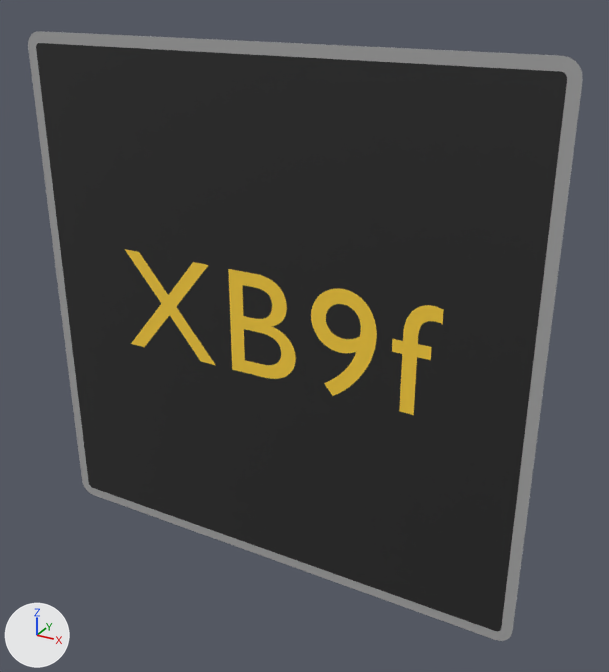
Renders of the glTF model panneaux/19_X_dynamiques/XB9f.glb from each side of a commit.
Camera for both pictures: a 50 mm lens placed at (0.737, -1.194, 0.609), pointed at (0.063, 0.032, -0.003). Every picture has the same lights, and +X, +Y and +Z are marked at lower left. The picture after the commit comes second. Where no turn or scale is listed for an object, it has been applied to the vertices. Vertices at exactly the same position are counted once.

Script lines for the objects in view, before the commit:
```python
me_cadre_206 = bpy.data.meshes.new('cadre.206')
me_cadre_206.from_pydata(...)  # 48 vertices, 92 faces; spans x -0.5..0.5, y 0.0, z -0.5..0.5
me_cadre_206.materials.append(mat_gris_panneau)  # grey #aaaaaa
me_fond_206 = bpy.data.meshes.new('fond.206')
me_fond_206.from_pydata(...)  # 48 vertices, 92 faces; spans x -0.48..0.48, y 0.0, z -0.48..0.48
me_fond_206.materials.append(mat_noir_pictogramme)  # black #272727
me_t_363 = bpy.data.meshes.new('t.363')
me_t_363.from_pydata(...)  # 622 vertices, 1240 faces; spans x -0.318..0.332, y 0.0, z -0.091..0.115
me_t_363.materials.append(mat_ambre_dynamique)  # yellow #ffd33f
ob_xb9f_cadre00 = bpy.data.objects.new('XB9f_cadre00', me_cadre_206)
ob_xb9f_cadre00.location = (0.0, -0.002, 0.0)
ob_xb9f_fond01 = bpy.data.objects.new('XB9f_fond01', me_fond_206)
ob_xb9f_fond01.location = (0.0, -0.002, 0.0)
ob_xb9f_txt02 = bpy.data.objects.new('XB9f_txt02', me_t_363)
ob_xb9f_txt02.location = (0.0, -0.002, 0.0)
```
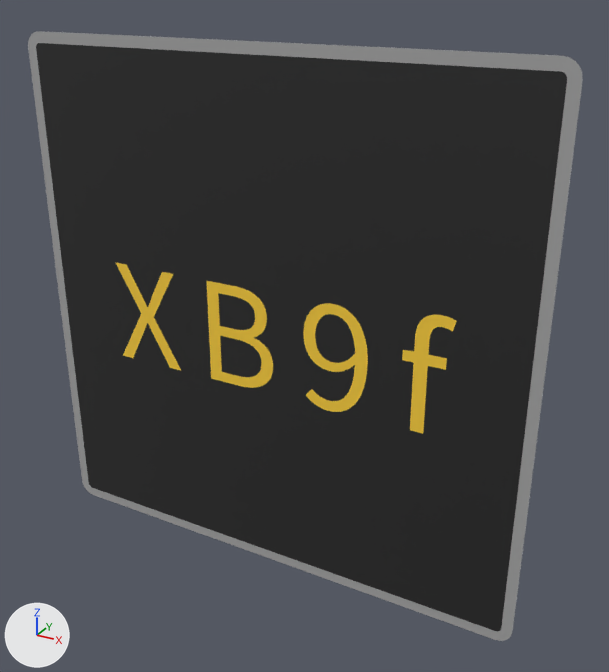
What differs and where, as boxes [x1, y1, x2, y2] in the pictures (609 x 672 px):
```json
{"object": "XB9f_txt02", "change": "reshaped", "before": [125, 249, 444, 415], "after": [115, 262, 457, 434], "on screen": "7% wider"}
{"part": 1, "of": "me_t_363", "change": "rebuilt", "before": [311, 288, 377, 396], "after": [303, 303, 368, 412]}
{"part": 2, "of": "me_t_363", "change": "rebuilt", "before": [228, 269, 296, 379], "after": [206, 281, 273, 388]}
{"part": 3, "of": "me_t_363", "change": "rebuilt", "before": [392, 305, 444, 415], "after": [402, 315, 457, 434], "on screen": "8% taller"}
{"part": 4, "of": "me_t_363", "change": "rebuilt", "before": [125, 249, 215, 365], "after": [115, 262, 181, 371], "on screen": "26% narrower"}
```

Scene script edits in JSON lines:
```json
{"block": "me_t_363", "where": "# used by ob_xb9f_txt02; location = (0.0, -0.002, 0.0)"}
{"op": "remove", "block": "me_t_363", "code": "me_t_363.from_pydata(...)  # 622 vertices, 1240 faces; spans x -0.318..0.332, y 0.0, z -0.091..0.115"}
{"op": "add", "block": "me_t_363", "code": "me_t_363.from_pydata(...)  # 746 vertices, 1488 faces; spans x -0.342..0.355, y 0.0, z -0.123..0.102"}
{"block": "me_t_363", "change": "me_t_363 part 1: the loose piece of 266 vertices spanning x 0.094..0.219, y 0.0, z -0.091..0.115 is rebuilt with 290 vertices and now spans x 0.079..0.204, y 0.0, z -0.123..0.085"}
{"block": "me_t_363", "change": "me_t_363 part 2: the loose piece of 212 vertices spanning x -0.074..0.063, y 0.0, z -0.088..0.112 is rebuilt with 212 vertices and now spans x -0.123..0.016, y 0.0, z -0.119..0.081"}
{"block": "me_t_363", "change": "me_t_363 part 3: the loose piece of 120 vertices spanning x 0.248..0.332, y 0.0, z -0.088..0.115 is rebuilt with 120 vertices and now spans x 0.267..0.355, y 0.0, z -0.119..0.102"}
{"block": "me_t_363", "change": "me_t_363 part 4: the loose piece of 24 vertices spanning x -0.318..-0.111, y 0.0, z -0.088..0.112 is rebuilt with 124 vertices and now spans x -0.342..-0.194, y 0.0, z -0.119..0.081"}
```
